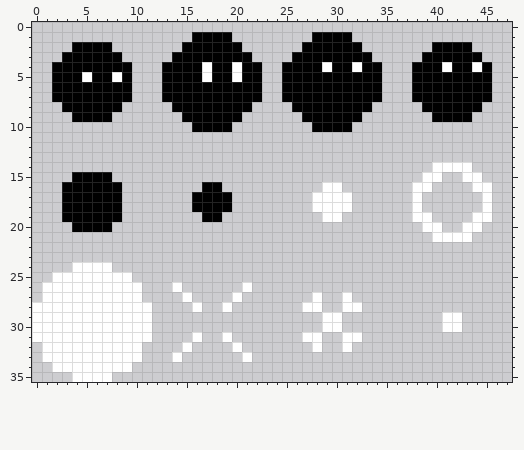
Two states of a pixel-art sprite, Assets/Art/animations/player_blob/player_blob_death.png. That is the earlier state.
The file is 48x36 pixels. Colours within 5 levels of each other are drawn and written as one.
The same view after the edit:
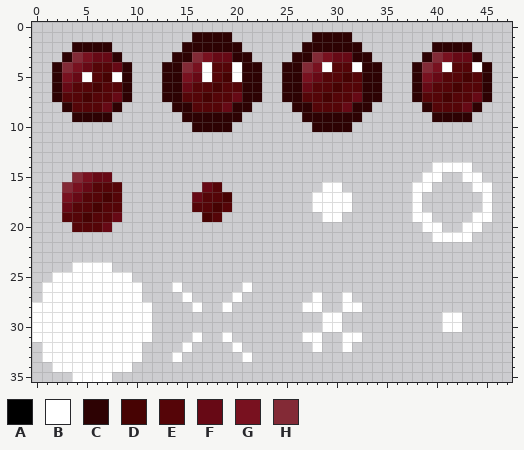
Palette (. is transparent): A #000000  B #ffffff  C #2d0203  D #470303  E #550508  F #670915  G #78111f  H #832a36
Edits made:
Changed rows in their new state; - is an unchanged pixel.
first column x 2:
 1 --------------CCCC--------CCCC--------------
 2 --CCCC-------CCCCCC------CCCCCC-------CCCC--
 3 -CHGFFC-----CCHGFFCC----CCHGFFCC-----CHGFFC-
 4 CHGFEEFC---CCHG-EE-CC--CCHG-EE-CC---CHG-EE-C
 5 CGF-ED-C---CCGF-ED-CC--CCGFEEDECC---CGFEEDEC
 6 CFEEDEEC---CCFEEDEECC--CCFEEDEECC---CFEEDEEC
 7 CEEDEEFC---CCEEDEEFCC--CCEEDEEFCC---CEEDEEFC
 8 -CEEEFC-----CCEEEFCC----CCEEEFCC-----CEEEFC-
 9 --CCCC-------CCCCCC------CCCCCC-------CCCC--
10 --------------CCCC--------CCCC--------------
first column x 3:
15 -HGFF------------
16 HGFEEE--------FE-
17 GFEEDE-------FEED
18 FEEDEE-------EEDE
19 EEDEEF--------DE-
20 -EEEF------------
